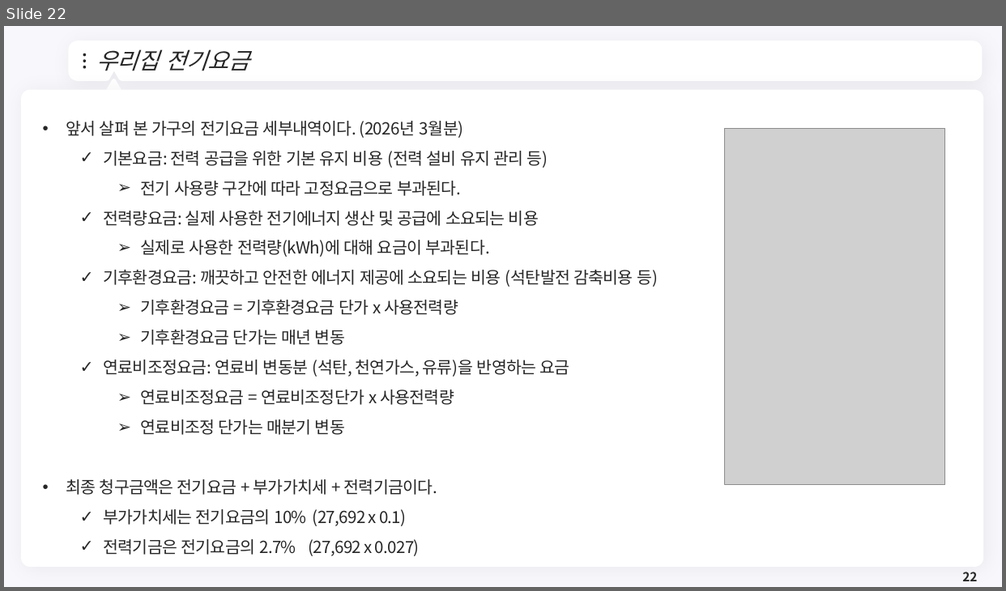
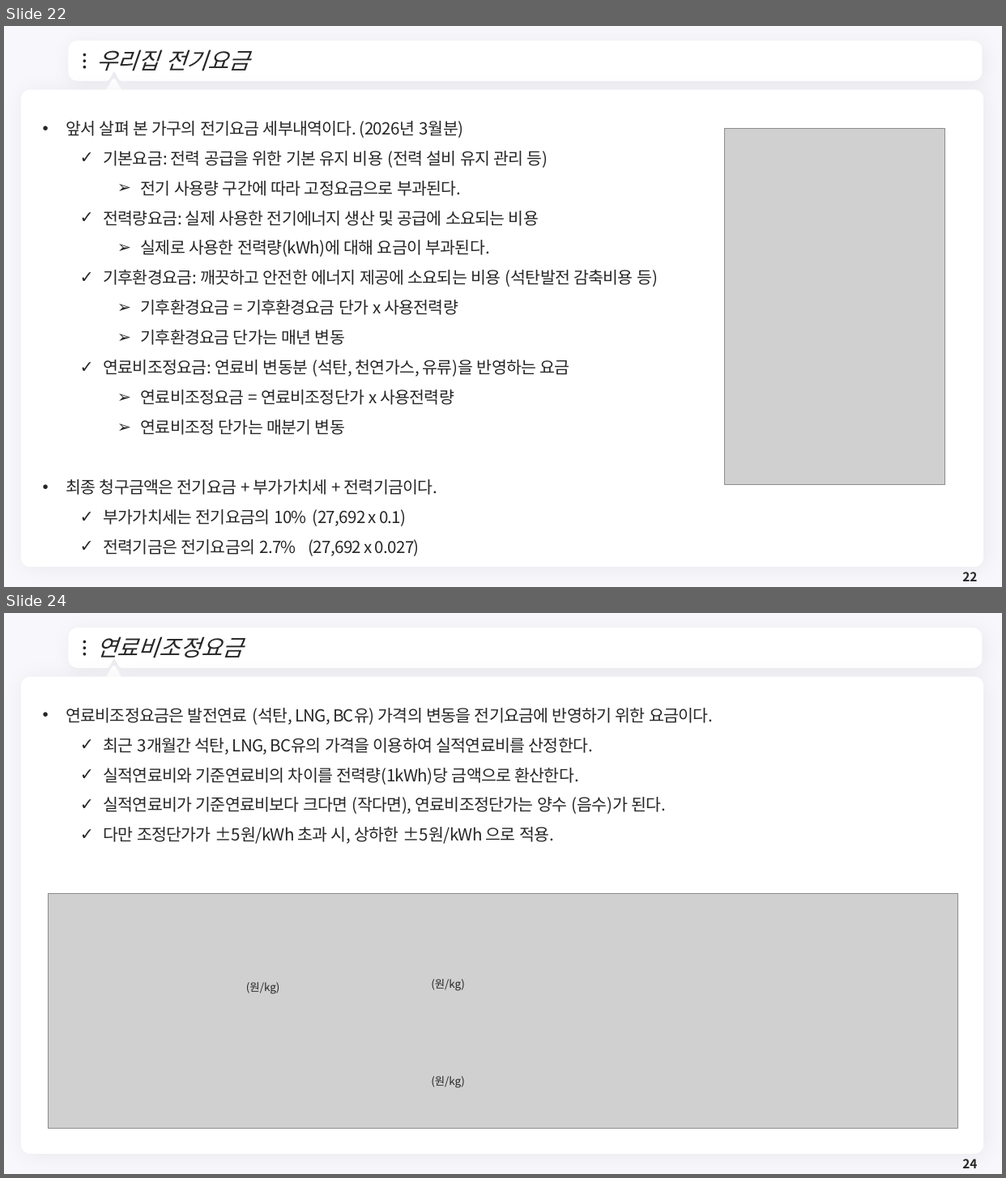
Before and after one commit to meandthey/Teaching, a slide deck: 에너지경제학/자원에너지경제학_Chapter_2.pptx. Shown one above the other, each under a label of ours: slide 22 before the commit, slides 22 and 24 after it; the slides between them are not shown. The pictures are 1006x591 and 1006x1178 pixels, drawn with LibreOffice and Linux fonts; fonts in the diff are those of the drawing; grey boxes stand for pictures; background and template pictures are left out. Boxes give left, top, right and bottom in pixels: in the first picture for what was removed or moved away, otherwise in the second. Text is boxed around its words. In the diff, an @@ line names an element or a change of style, - is before the commit and + after.

```diff
--- a/에너지경제학/자원에너지경제학_Chapter_2.pptx
+++ b/에너지경제학/자원에너지경제학_Chapter_2.pptx
@@ slide 24 added at (4, 613, 1002, 1174), background #F8F7FC; not listed: 7 template elements that a slide beside it also shows @@
@@ title added at (96, 636, 244, 658), 22 pt, text #262626, italic @@
+연료비조정요금
@@ text added at (66, 708, 713, 844), 16 pt, text #262626 @@
+• 연료비조정요금은 발전연료 (석탄, LNG, BC유) 가격의 변동을 전기요금에 반영하기 위한 요금이다.
+  ✓ 최근 3개월간 석탄, LNG, BC유의 가격을 이용하여 실적연료비를 산정한다.
+  ✓ 실적연료비와 기준연료비의 차이를 전력량(1kWh)당 금액으로 환산한다.
+  ✓ 실적연료비가 기준연료비보다 크다면 (작다면), 연료비조정단가는 양수 (음수)가 된다.
+  ✓ 다만 조정단가가 ±5원/kWh 초과 시, 상하한 ±5원/kWh 으로 적용.
@@ picture added at (49, 894, 958, 1129) @@
@@ text added at (246, 982, 279, 995), 10.5 pt, text #262626 @@
+(원/kg)
@@ text added at (431, 979, 464, 991), 10.5 pt, text #262626 @@
+(원/kg)
@@ text added at (431, 1076, 464, 1088), 10.5 pt, text #262626 @@
+(원/kg)
@@ page number added at (962, 1159, 977, 1169), 12 pt, text #262626, bold @@
+24
```
Also in this commit, not shown: 3 slides changed, 4 other slides added.
